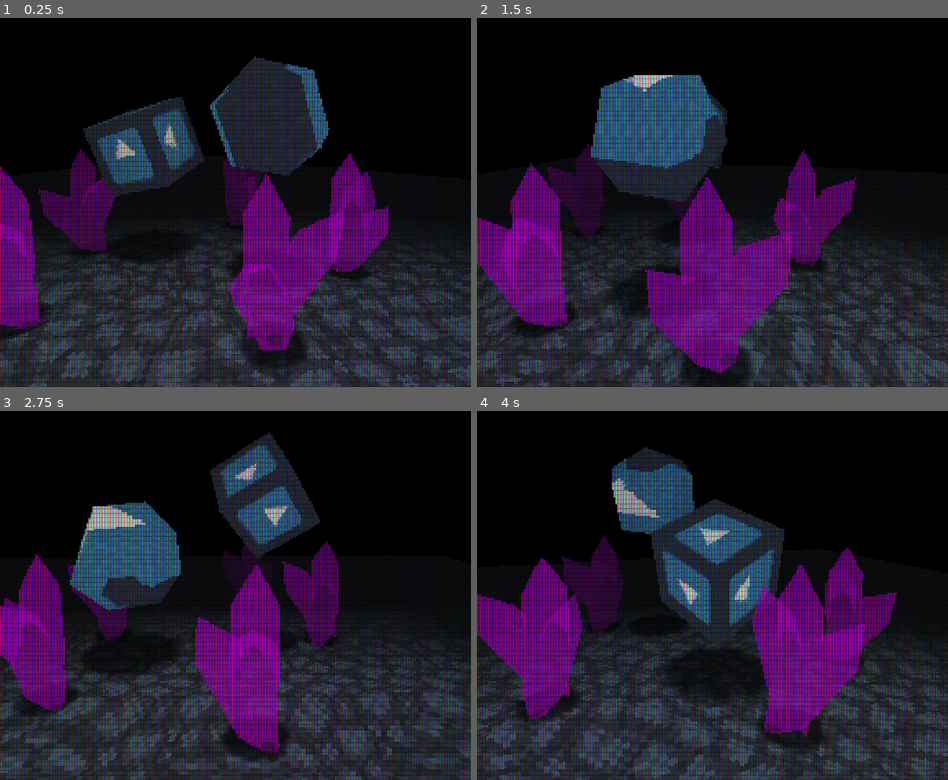
Above: before the commit, frames 1-4 (two rows, left to right).
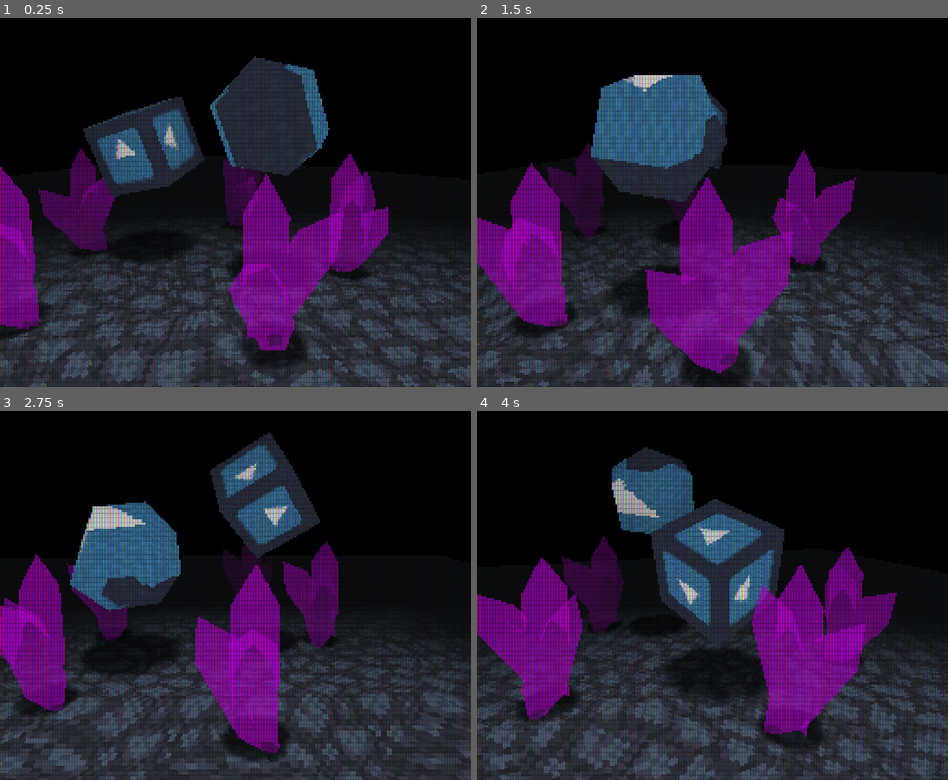
Above: after the commit, the same moments.

Repository: MenacingMecha/godot-psx-style-demo
Game: Godot game, scene res://post_process_viewport.tscn
Two runs of this game, one before a commit and one after it. Both use one fixed random seed, a clock stepped at 60 frames per second and the inputs below. The engine's default icon, where the game draws it, is replaced by a stand-in: a white triangle on a blue panel in a dark square.
Inputs:
- Up to frame 1 (0.25 s): no input
- Up to frame 2 (1.5 s): no input
- Up to frame 3 (2.75 s): no input
- Up to frame 4 (4 s): no input

The runs differ from the first frame. In frame 2, 0.2% of the frame differs, in the area x 32-42%, y 15-20%; in frame 3, 0.2%; in frame 4, 0.3%, in the area x 43-58%, y 31-52%.

Commit message:
Removed log spam in shadow.gd

Diff:
--- a/post_process_viewport.tscn
+++ b/post_process_viewport.tscn
@@ -5,14 +5,13 @@
 
 [sub_resource type="ShaderMaterial" id=1]
 shader = ExtResource( 1 )
-shader_param/opacity = 0.5
+shader_param/opacity = 0.4
 shader_param/scanline_gap = 5
 
 [node name="ViewportContainer" type="ViewportContainer"]
 material = SubResource( 1 )
 anchor_right = 1.0
 anchor_bottom = 1.0
-margin_bottom = 3.05176e-05
 stretch = true
 stretch_shrink = 2
 __meta__ = {
--- a/shadow.gd
+++ b/shadow.gd
@@ -12,6 +12,5 @@
 	# set shadow scale
 	var clamped_distance_from_ground = max(distance_from_ground * -1, max_distance_from_ground)
 	var distance_weight = min(distance_from_ground * -1 / max_distance_from_ground, 1)
-	print(distance_weight)
 	var scale_multiplier = lerp(scale_max, scale_min, distance_weight)
 	scale = Vector3(scale_multiplier, scale_multiplier, scale_multiplier)
